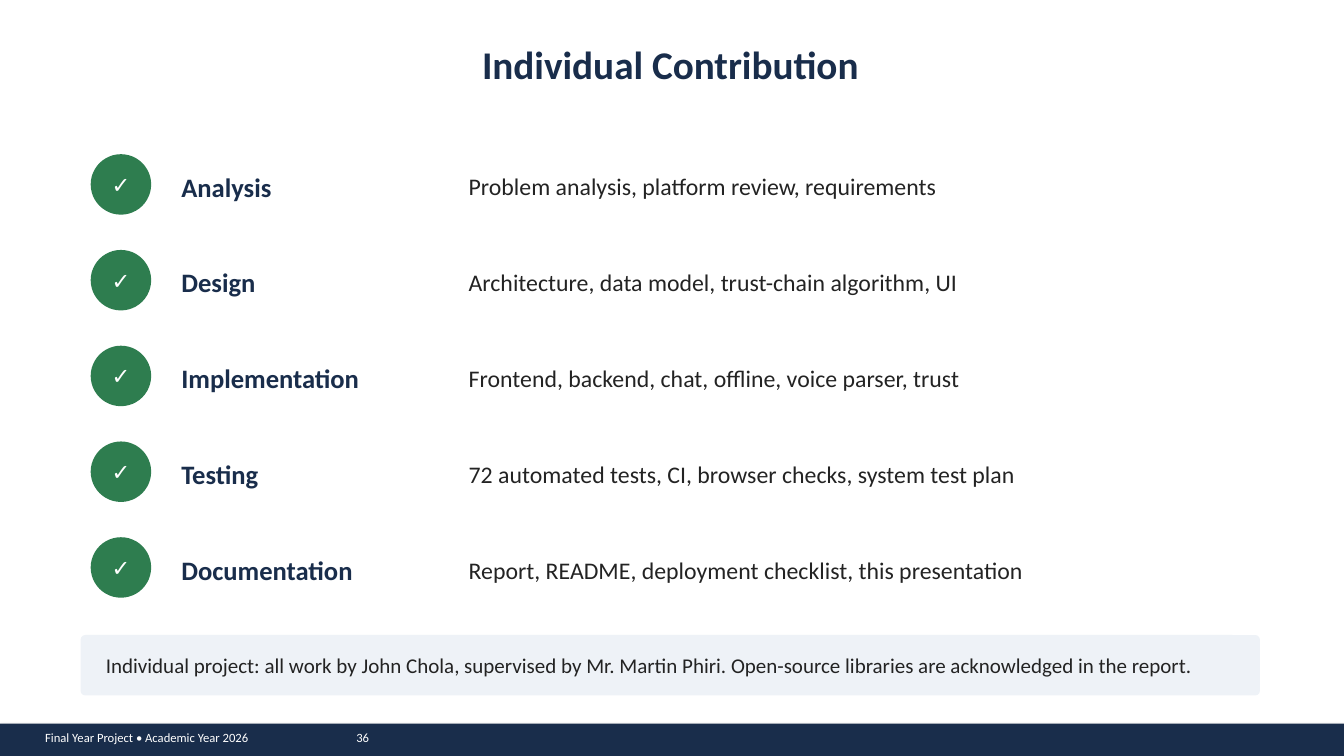
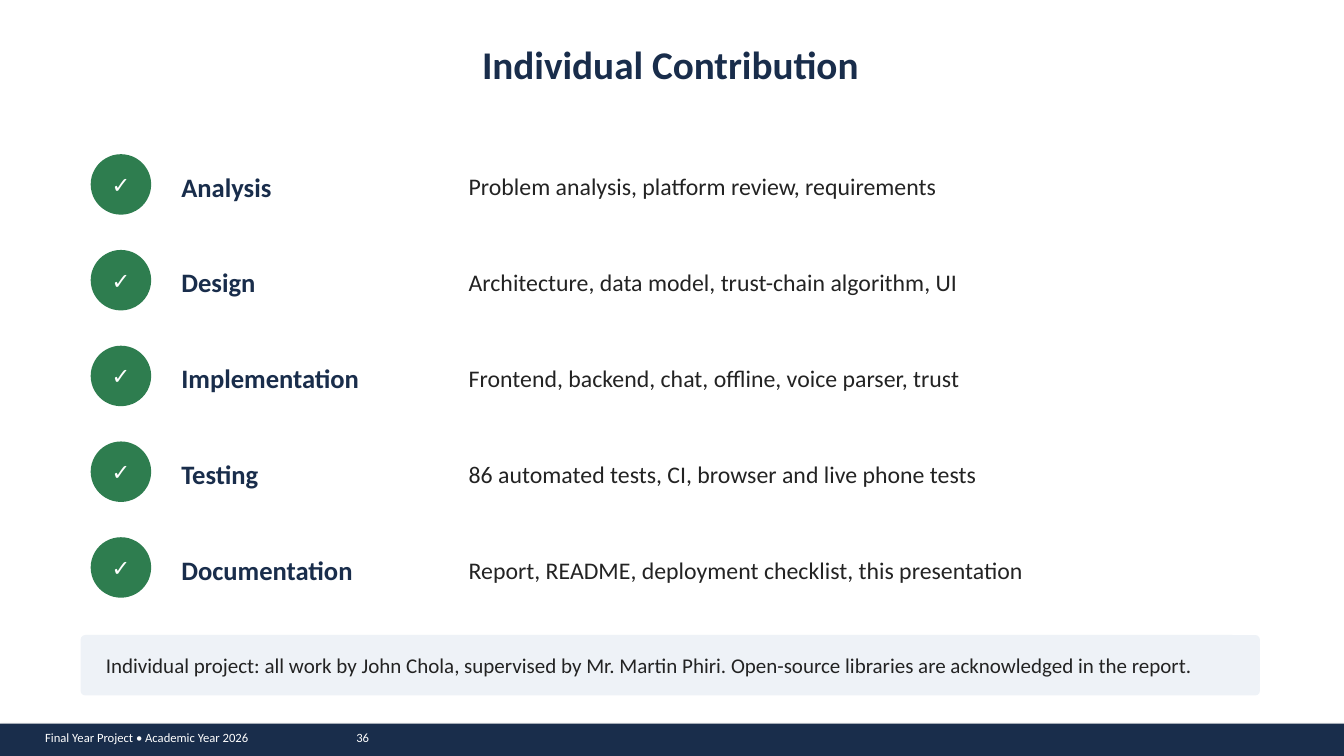
Before and after one commit to john-chola/ZamMarket, a slide deck: slide 36 of docs/presentation/ZamMarket_Presentation.pptx. Drawn at 1344x756 pixels with LibreOffice and Linux fonts; fonts in the diff are those of the drawing. Boxes give left, top, right and bottom in pixels: in the first picture for what was removed or moved away, otherwise in the second. Text is boxed around its words. In the diff, an @@ line names an element or a change of style, - is before the commit and + after.

```diff
--- a/docs/presentation/ZamMarket_Presentation.pptx
+++ b/docs/presentation/ZamMarket_Presentation.pptx
@@ text at (469,466,976,487): text changed @@
-72 automated tests, CI, browser checks, system test plan
+86 automated tests, CI, browser and live phone tests
```
Also in this commit, not shown: 13 other slides changed, 2 other files.
